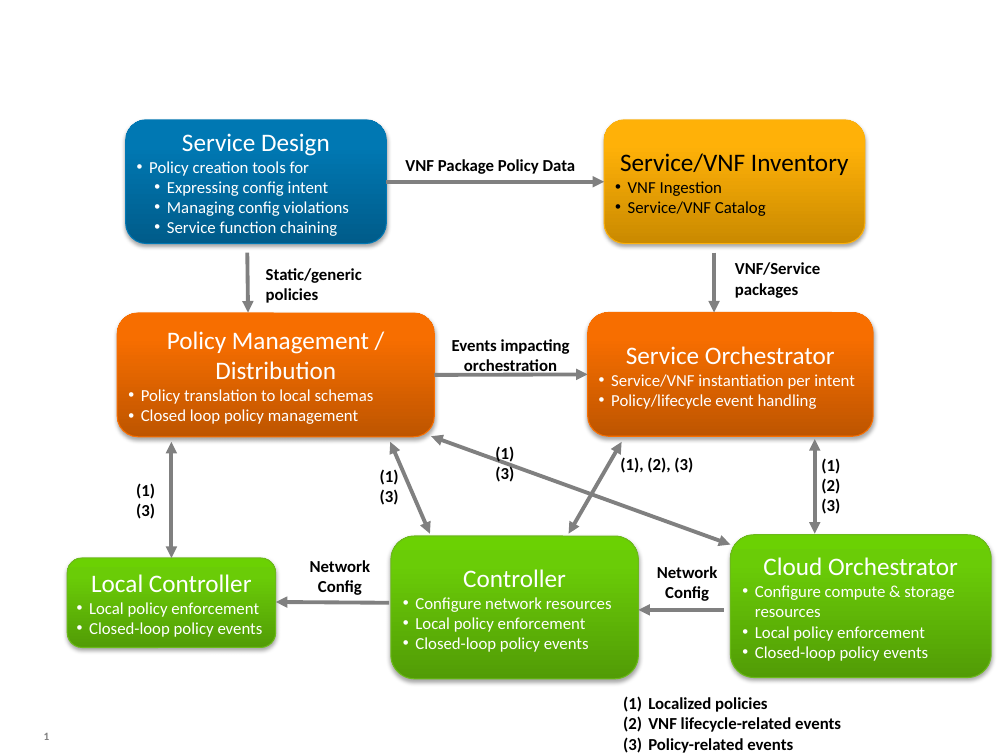
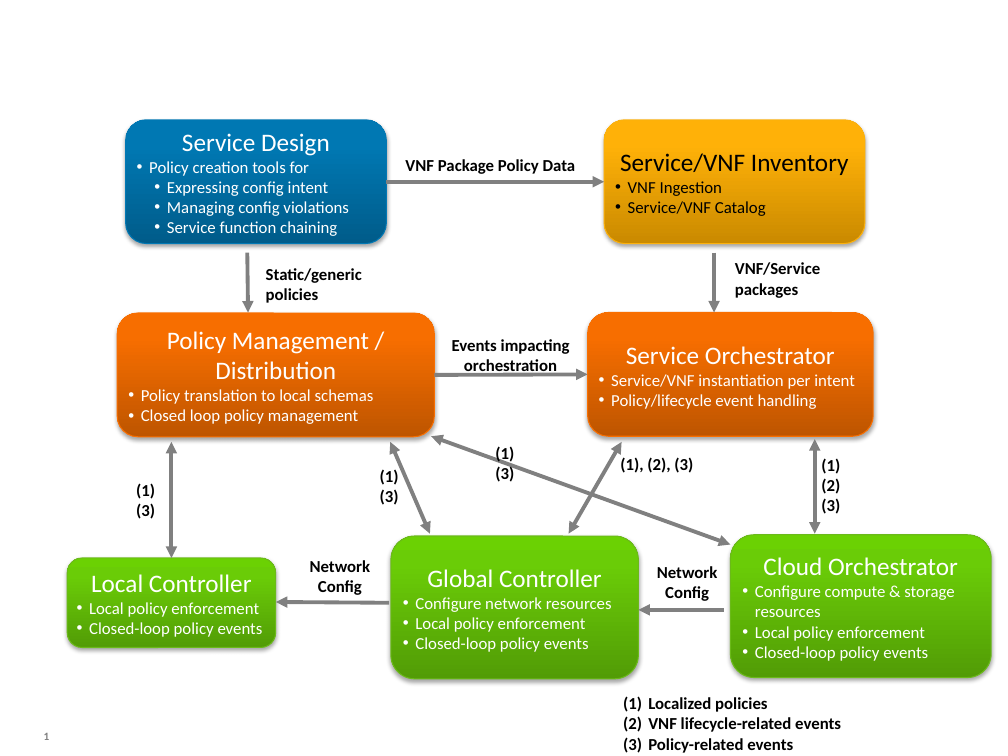
Before and after one commit to opnfv/copper, a slide deck: slide 1 of design_docs/images/policy_architecture.pptx. Drawn at 1008x756 pixels with LibreOffice and Linux fonts; fonts in the diff are those of the drawing. Boxes give left, top, right and bottom in pixels: in the first picture for what was removed or moved away, otherwise in the second. Text is boxed around its words. In the diff, an @@ line names an element or a change of style, - is before the commit and + after.

```diff
--- a/design_docs/images/policy_architecture.pptx
+++ b/design_docs/images/policy_architecture.pptx
@@ text in rounded rectangle at bbox=[427, 569, 602, 587]: text changed @@
-Controller
+Global Controller
```
Also in this commit, not shown: 6 other files.
